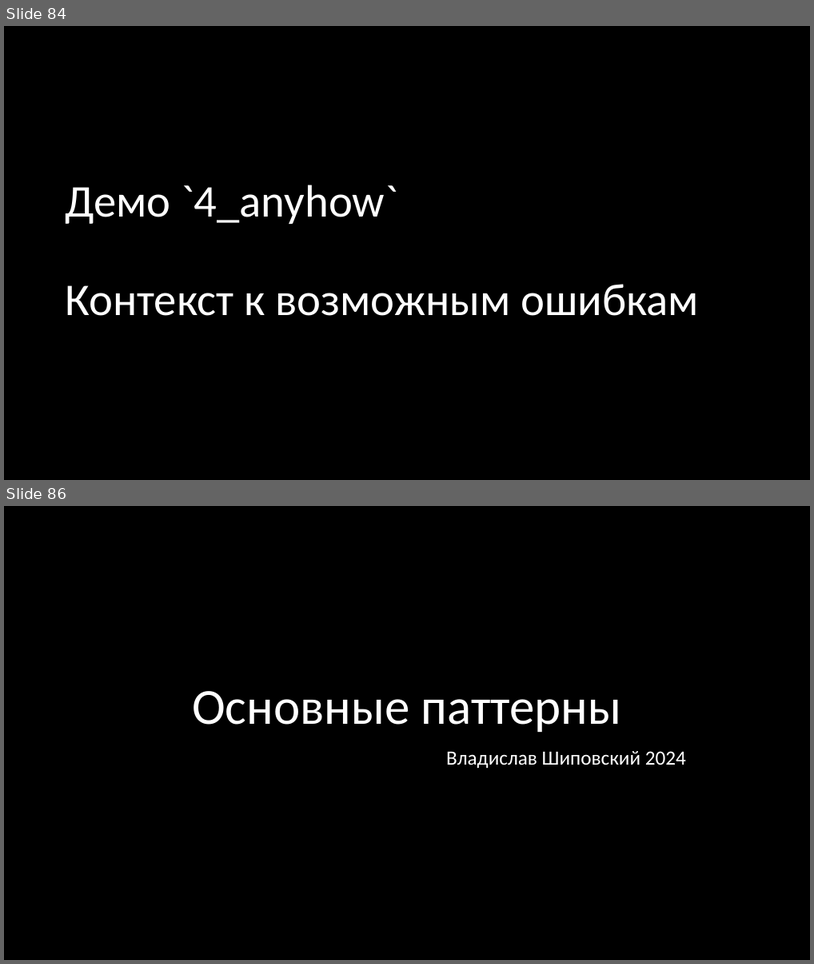
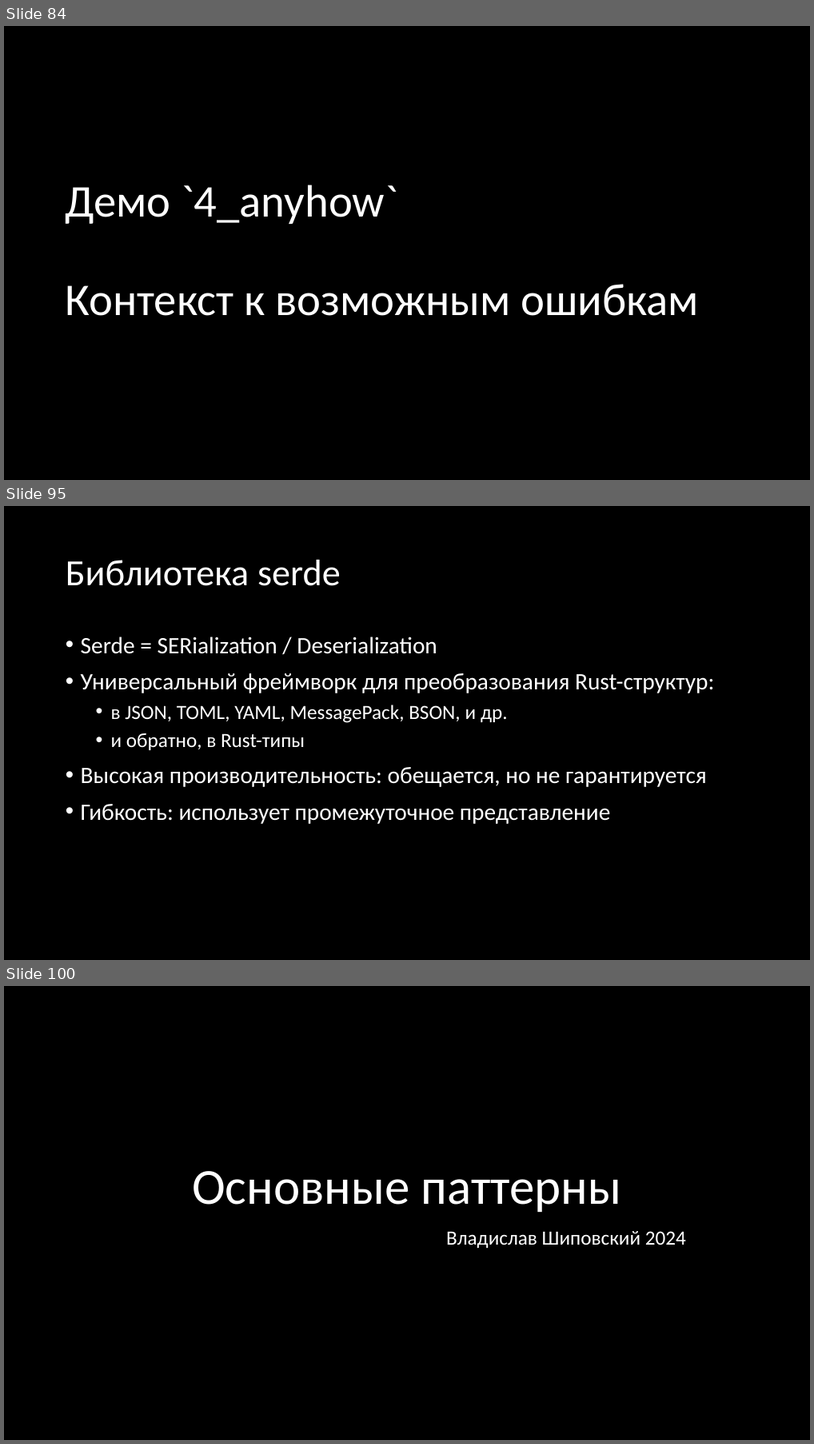
Before and after one commit to Gordon01/learn-rust, a slide deck: keynotes/Rust 2024.pptx. Shown one above the other, each under a label of ours: slides 84 and 86 before the commit, slides 84, 95 and 100 after it; the slides between them are not shown. The pictures are 814x964 and 814x1444 pixels, drawn with LibreOffice and Linux fonts; fonts in the diff are those of the drawing. Boxes give left, top, right and bottom in pixels: in the first picture for what was removed or moved away, otherwise in the second. Text is boxed around its words. In the diff, an @@ line names an element or a change of style, - is before the commit and + after.

Commit message:
keynote: добавить материал про clap и serde Co-authored-by: Alexander Sergeev <etc9053@gmail.com> Co-committed-by: Alexander Sergeev <etc9053@gmail.com>

```diff
--- a/keynotes/Rust 2024.pptx
+++ b/keynotes/Rust 2024.pptx
@@ slide 95 added at (x1=4, y1=506, x2=810, y2=960), background #000000 @@
@@ title added at (x1=66, y1=560, x2=341, y2=586), 44 pt, text #FFFFFF @@
+Библиотека serde
@@ text added at (x1=81, y1=636, x2=714, y2=824), 28 pt, text #FFFFFF @@
+• Serde = SERialization / Deserialization
+• Универсальный фреймворк для преобразования Rust-структур:
+  • в JSON, TOML, YAML, MessagePack, BSON, и др.
+  • и обратно, в Rust-типы
+• Высокая производительность: обещается, но не гарантируется
+• Гибкость: использует промежуточное представление
@@ what was slide 86 is now slide 100 @@
```
Also in this commit, not shown: 1 slide changed, 13 other slides added, 7 other files.
